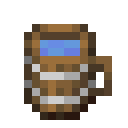
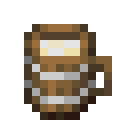
Layered file, before and after one edit (128x128). Changes by layer:
painted on "Liquid" over left=40, top=40, right=80, bottom=56
